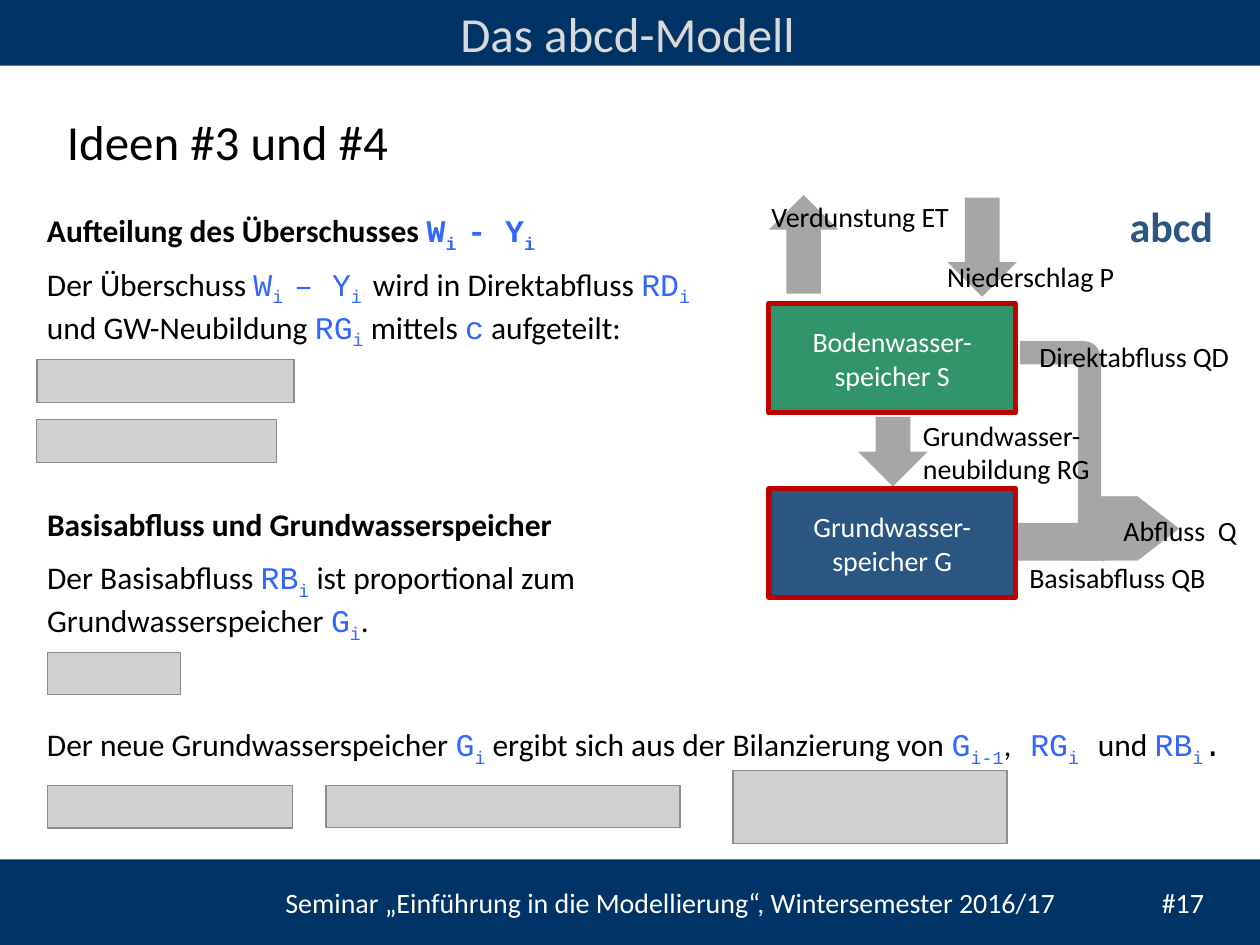
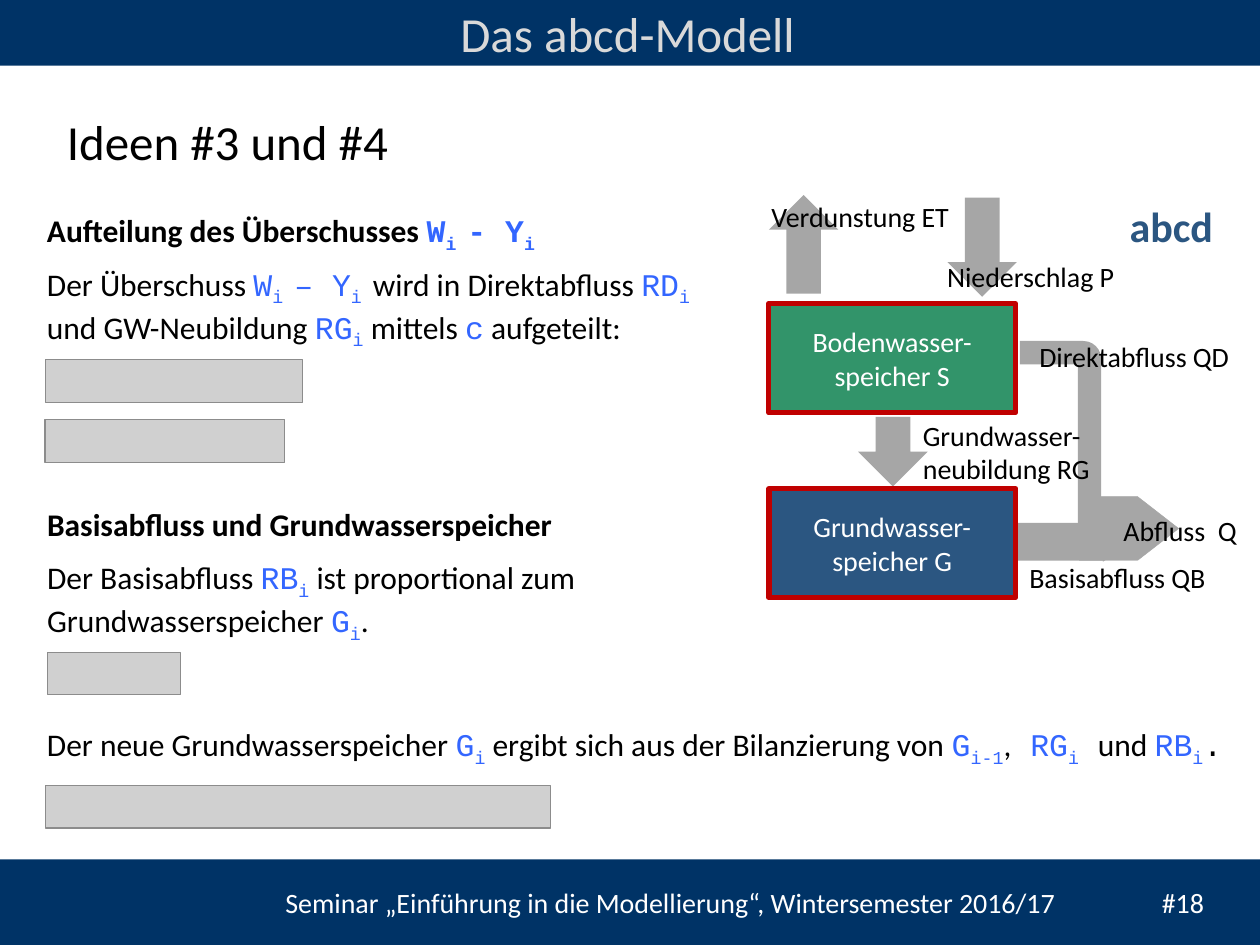
Before and after one commit to TillF/Einf_Modellierung, a slide deck: slide 18 of Termin_5/folien/UebungModellierung#5.pptx (slide 17 before the commit). Drawn at 1260x945 pixels with LibreOffice and Linux fonts; fonts in the diff are those of the drawing; grey boxes stand for pictures; background and template pictures are left out. Boxes give left, top, right and bottom in pixels: in the first picture for what was removed or moved away, otherwise in the second. Text is boxed around its words. In the diff, an @@ line names an element or a change of style, - is before the commit and + after.

```diff
--- a/Termin_5/folien/UebungModellierung#5.pptx
+++ b/Termin_5/folien/UebungModellierung#5.pptx
@@ picture: place and size @@
-picture at [37, 360, 294, 403]
+picture at [45, 360, 302, 403]
@@ picture: place and size @@
-picture at [37, 420, 276, 462]
+picture at [45, 420, 285, 462]
@@ picture removed at [733, 770, 1007, 843] @@
@@ picture: place and size @@
-picture at [326, 785, 680, 828]
+picture at [45, 785, 551, 828]
@@ picture removed at [47, 785, 292, 828] @@
@@ text at [285, 893, 1204, 918]: text changed @@
-Seminar „Einführung in die Modellierung“, Wintersemester 2016/17 #17
+Seminar „Einführung in die Modellierung“, Wintersemester 2016/17 #18
```
Also in this commit, not shown: 3 other slides changed, 2 slides added, 1 slide removed, 23 other files.
